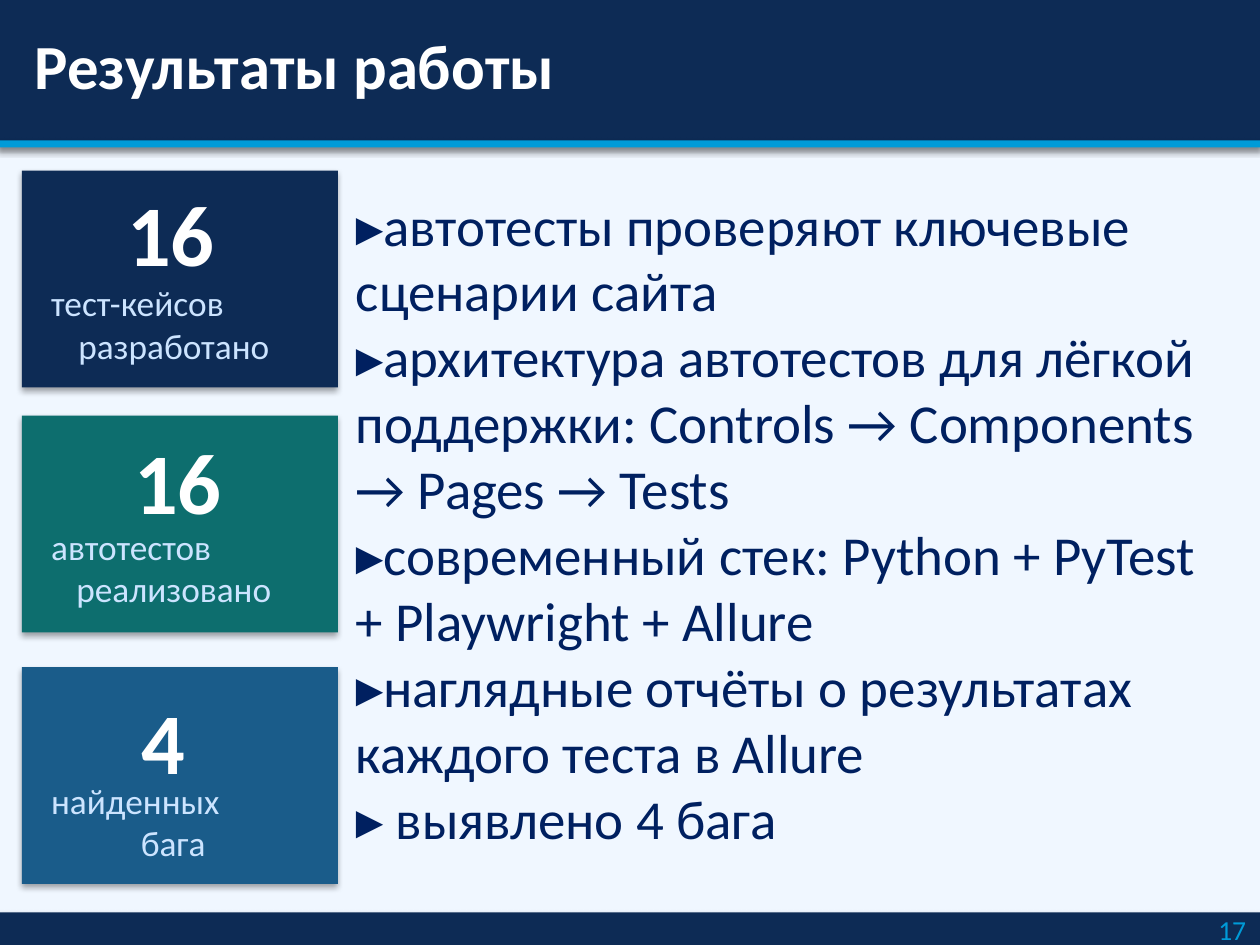
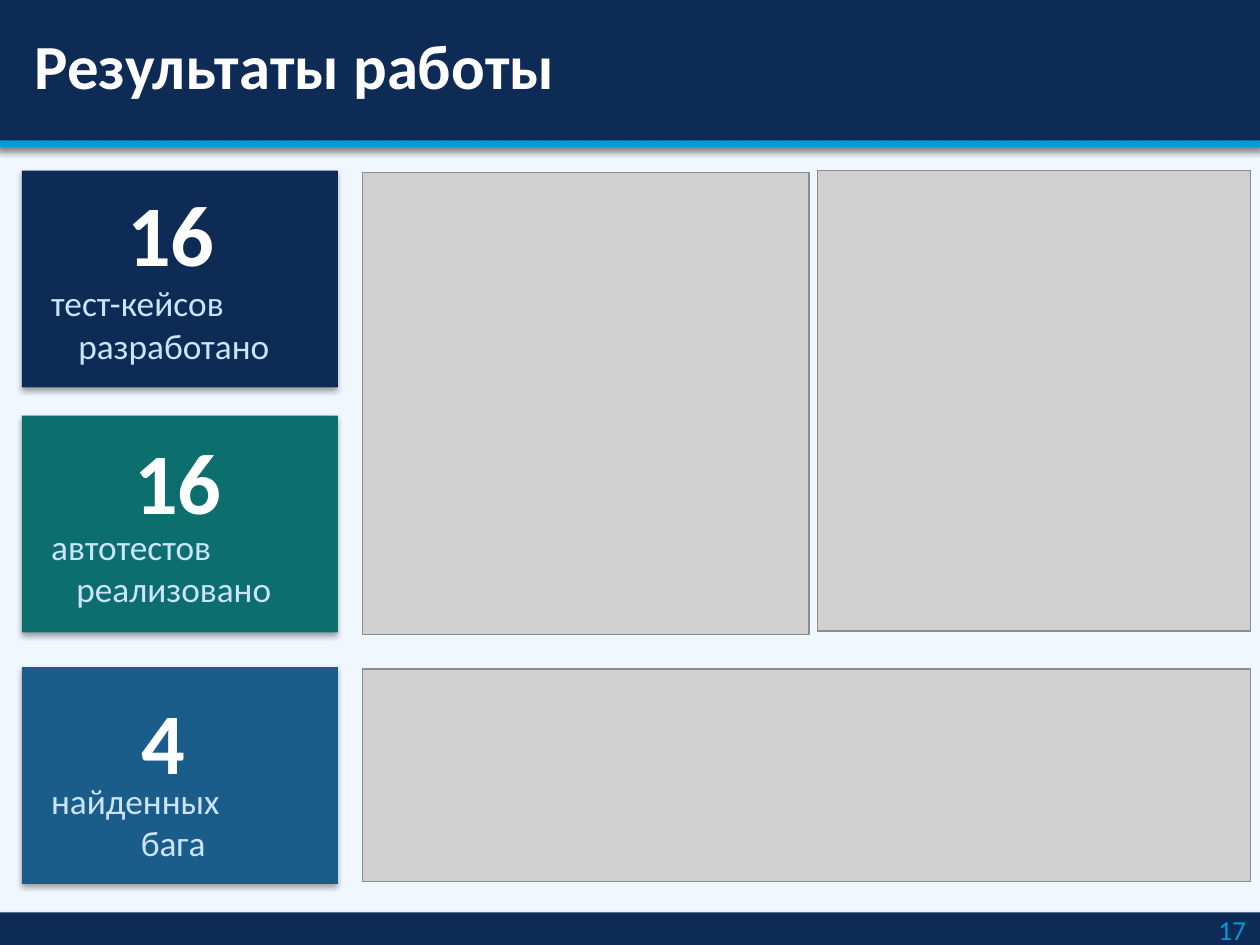
Before and after one commit to A-nastasia627/Diplom, a slide deck: slide 17 of Презентация_Шавалеева_Python_QA .pptx. Drawn at 1260x945 pixels with LibreOffice and Linux fonts; fonts in the diff are those of the drawing; grey boxes stand for pictures. Boxes give left, top, right and bottom in pixels: in the first picture for what was removed or moved away, otherwise in the second. Text is boxed around its words. In the diff, an @@ line names an element or a change of style, - is before the commit and + after.

```diff
--- a/Презентация_Шавалеева_Python_QA .pptx
+++ b/Презентация_Шавалеева_Python_QA .pptx
@@ picture added at bbox=[363, 172, 811, 634] @@
@@ picture added at bbox=[818, 171, 1250, 631] @@
@@ text removed at bbox=[356, 218, 1195, 840] @@
-▸автотесты проверяют ключевые сценарии сайта
-▸архитектура автотестов для лёгкой поддержки: Controls → Components → Pages → Tests
-▸современный стек: Python + PyTest + Playwright + Allure
-▸наглядные отчёты о результатах каждого теста в Аllure
-▸ выявлено 4 бага
@@ picture added at bbox=[363, 670, 1252, 881] @@
```
Also in this commit, not shown: 3 other slides changed, 3 other files.
